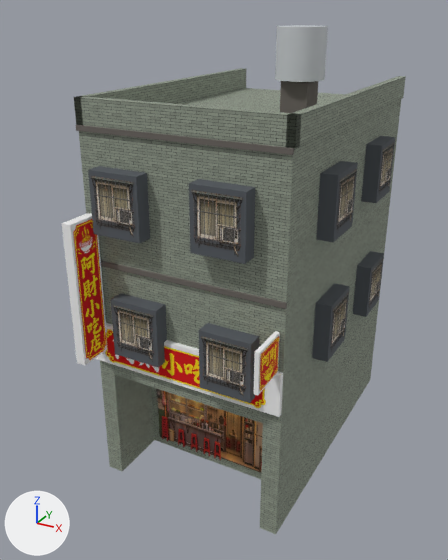
The glTF model public/assets/models/buildings/shophouse-09.glb, before and after one commit.
Rendered twice from a camera (50 mm lens) standing at (7.07, -10.82, 12.01) and looking at (-0.37, 2.72, 5.24). Every picture has the same lights, and +X, +Y and +Z are marked at lower left. The older version comes first. Where no turn or scale is listed for an object, it has been applied to the vertices. Vertices at exactly the same position are counted once.

Objects in the first picture: 'body', 'decal_banner', 'decal_cube', 'decal_storefront', 'decal_vsign', 'decal_window', 'wall'.
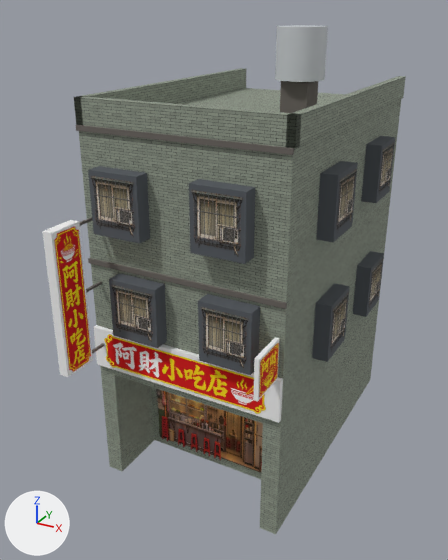
Changed parts and their boxes [x1, y1, x2, y2] in the pictures (448 x 560 px; the box of a moved part takes in the faces that stretch with it):
'body', reshaped: before [62, 25, 395, 417]; after [42, 25, 395, 423]
'decal_window', reshaped (11% shorter): before [90, 142, 395, 396]; after [90, 142, 395, 369]
'decal_vsign', moved: before [73, 219, 106, 360]; after [54, 226, 91, 372]
'decal_banner', mesh moved: before [105, 329, 266, 408]; after [104, 334, 266, 414]
'decal_cube', moved: before [260, 336, 279, 391]; after [259, 343, 279, 397]
part 1 of me_mesh_0, moved or reshaped: before [96, 323, 283, 417]; after [94, 325, 283, 423]
part 2 of me_mesh_0, moved or reshaped: before [254, 331, 280, 395]; after [253, 337, 279, 402]
part 3 of me_mesh_0, moved or reshaped: before [62, 213, 107, 365]; after [42, 220, 93, 377]
part 4 of me_mesh_0, added (mostly hidden): after [92, 343, 104, 354]
part 5 of me_mesh_0, added (mostly hidden): after [79, 217, 92, 226]
part 6 of me_mesh_0, added: after [86, 281, 102, 293]
part 7 of me_mesh_0, moved or reshaped: before [111, 293, 167, 368]; after [109, 273, 167, 348]
part 8 of me_mesh_0, moved or reshaped: before [199, 323, 259, 403]; after [198, 294, 260, 375]
part 12 of me_mesh_6, moved or reshaped: before [113, 305, 154, 362]; after [111, 285, 153, 342]
part 13 of me_mesh_6, moved or reshaped: before [201, 336, 248, 396]; after [200, 307, 249, 369]

The change in detail:
me_mesh_0 is used by ob_body; location (0.0, 0.0, 0.0).
me_mesh_0 had 178 vertices, 280 faces and spanned x -3.0..3.0, y -1.05..6.39, z 3.6..11.6.
me_mesh_0 now has 202 vertices, 316 faces and spans x -3.0..3.0, y -1.6..6.39, z 3.45..11.6.
me_mesh_0 part 1: the loose piece of 8 vertices spanning x -2.6..2.6, y -0.12..0.0, z 3.6..4.7 is moved by (0.0, 0.0, -0.15).
me_mesh_0 part 2: the loose piece of 8 vertices spanning x 2.4..2.5, y -1.05..-0.05, z 4.7..5.7 is moved by (0.0, 0.0, -0.15).
me_mesh_0 part 3: the loose piece of 8 vertices spanning x -2.45..-2.2, y -1.0..-0.1, z 4.0..7.6 is moved by (0.0, -0.6, 0.0).
me_mesh_0 part 4: a new loose piece, a box spanning x -2.355..-2.295, y -0.75..0.0, z 4.09..4.15, in mat_material_0.
me_mesh_0 part 5: a new loose piece, a box spanning x -2.355..-2.295, y -0.75..0.0, z 7.45..7.51, in mat_material_0.
me_mesh_0 part 6: a new loose piece, a box spanning x -2.355..-2.295, y -0.75..0.0, z 5.77..5.83, in mat_material_0.
me_mesh_0 part 7: the loose piece of 8 vertices spanning x -1.73..-0.43, y -0.4..0.0, z 4.14..5.64 is moved by (0.0, 0.0, 0.53).
me_mesh_0 part 8: the loose piece of 8 vertices spanning x 0.7..2.0, y -0.4..0.0, z 3.95..5.45 is moved by (0.0, 0.0, 0.72).
me_mesh_3 is used by ob_decal_banner; location (0.0, 0.0, 0.0).
me_mesh_3 had 4 vertices, 2 faces and spanned x -2.55..2.55, y -0.13, z 3.65..4.65.
me_mesh_3 now has 4 vertices, 2 faces and spans x -2.55..2.55, y -0.13, z 3.5..4.5.
me_mesh_3 part 9: the whole mesh is moved by (0.0, 0.0, -0.15).
me_mesh_4 is used by ob_decal_cube; location (0.0, 0.0, 0.0).
me_mesh_4 had 8 vertices, 4 faces and spanned x 2.388..2.512, y -1.02..-0.08, z 4.73..5.67.
me_mesh_4 now has 8 vertices, 4 faces and spans x 2.388..2.512, y -1.02..-0.08, z 4.58..5.52.
me_mesh_4 part 10: the whole mesh is moved by (0.0, 0.0, -0.15).
me_mesh_5 is used by ob_decal_vsign; location (0.0, 0.0, 0.0).
me_mesh_5 had 8 vertices, 4 faces and spanned x -2.46..-2.19, y -0.97..-0.13, z 4.04..7.56.
me_mesh_5 now has 8 vertices, 4 faces and spans x -2.46..-2.19, y -1.57..-0.73, z 4.04..7.56.
me_mesh_5 part 11: the whole mesh is moved by (0.0, -0.6, 0.0).
me_mesh_6 has 48 vertices, 24 faces and spans x -3.01..3.01, y -0.41..6.35, z 3.97..8.78.
me_mesh_6 is used by ob_decal_window; location (0.0, 0.0, 0.0).
me_mesh_6 part 12: the loose piece of 4 vertices spanning x -1.69..-0.47, y -0.41, z 4.18..5.6 is moved by (0.0, 0.0, 0.53).
me_mesh_6 part 13: the loose piece of 4 vertices spanning x 0.74..1.96, y -0.41, z 3.99..5.41 is moved by (0.0, 0.0, 0.72).
